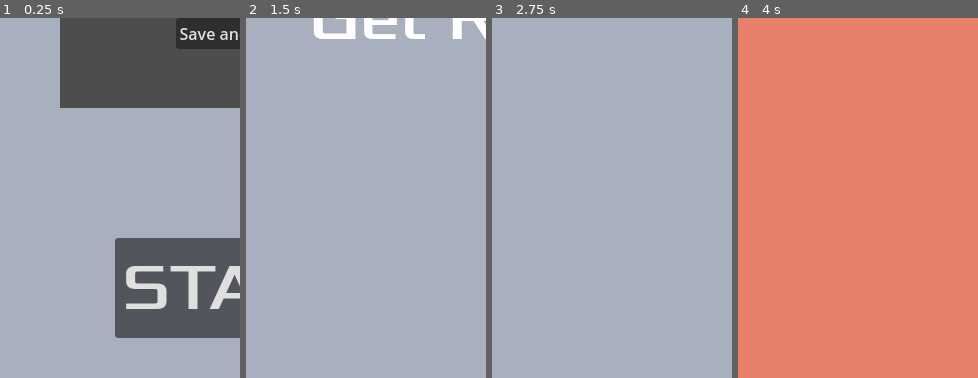
Above: before the commit, frames 1-4 (left to right).
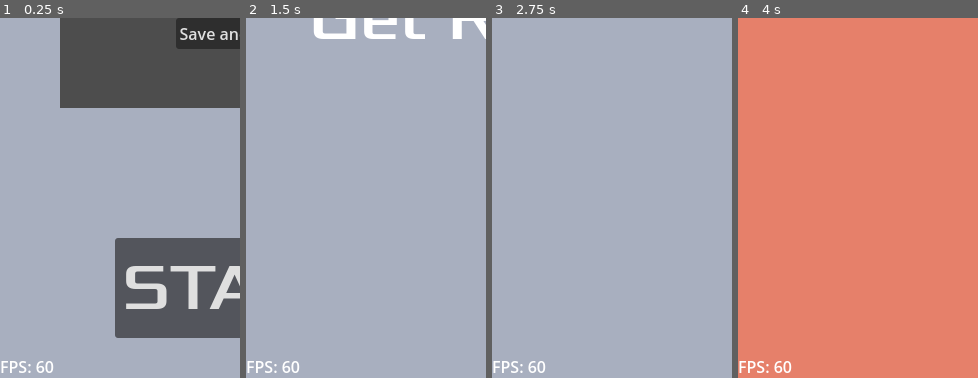
Above: after the commit, the same moments.

Repository: ArcanumDieM/DodgeTheCreepsTutorial
Game: Godot game, scene res://main.tscn
Same seed, same stepped clock (60 frames per second), same inputs: the game is played once before the commit and once after it.
Inputs (mouse positions are % of the whole screen's width and height, from its top left):
- Up to frame 1 (0.25 s): no input
- Up to frame 2 (1.5 s): click "START" at 0.5 s; tap Enter at 1.25 s; move the mouse to (72, 45) at 1.27 s; hold Right (move_right) from 1.28 s (still down)
- Up to frame 3 (2.75 s): move the mouse to (30, 55) at 2.02 s; release Right (move_right) at 2.03 s; hold Down (move_down) from 2.03 s (still down)
- Up to frame 4 (4 s): move the mouse to (60, 28) at 2.77 s; release Down (move_down) at 2.78 s; hold Right (move_right) 2.78-3.53 s; move the mouse to (45, 70) at 3.52 s; hold Up (move_up) from 3.53 s (still down)
The pictures show only the part of the screen within x 0-50%, y 50-100%; the shares and areas given below are measured in that part.

The runs differ from the first frame. In frame 1, 0.3% of the frame differs, in the area x 0-23%, y 95-99%; in frame 2, 0.3%; in frame 3, 0.3%; in frame 4, 0.3%.

Commit message:
FPS counter and lock

Diff:
--- /dev/null
+++ b/fps_counter.gd
@@ -0,0 +1,8 @@
+extends Label
+
+var TEXT_VALUE = "FPS: {counter}"
+
+func _process(delta: float) -> void:
+	var fps = int(1.0 / delta)
+	# Update frame counter
+	self.text = TEXT_VALUE.format({"counter": fps})
--- /dev/null
+++ b/fps_counter.tscn
@@ -0,0 +1,9 @@
+[gd_scene load_steps=2 format=3 uid="uid://ptxhub4pgrw2"]
+
+[ext_resource type="Script" uid="uid://78v8mnnfof62" path="res://fps_counter.gd" id="1_4r2gn"]
+
+[node name="FPSCounter" type="Label"]
+offset_right = 40.0
+offset_bottom = 23.0
+text = "FPS: 0"
+script = ExtResource("1_4r2gn")
--- a/hud.tscn
+++ b/hud.tscn
@@ -1,9 +1,10 @@
-[gd_scene load_steps=13 format=3 uid="uid://rwqlj6vkayut"]
+[gd_scene load_steps=14 format=3 uid="uid://rwqlj6vkayut"]
 
 [ext_resource type="FontFile" uid="uid://ctcuqlb134stk" path="res://fonts/Xolonium-Regular.ttf" id="1_37p78"]
 [ext_resource type="Script" uid="uid://cusdnd743beug" path="res://hud.gd" id="1_64ctp"]
 [ext_resource type="Texture2D" uid="uid://bnq3eiwh0ox82" path="res://icons/gear.svg" id="3_8sq4i"]
 [ext_resource type="Script" uid="uid://dd6odp7mouunj" path="res://texture_rect.gd" id="4_640wx"]
+[ext_resource type="PackedScene" uid="uid://ptxhub4pgrw2" path="res://fps_counter.tscn" id="5_a2258"]
 
 [sub_resource type="InputEventAction" id="InputEventAction_64ctp"]
 action = &"start_game"
@@ -105,7 +106,7 @@
 text = "Settings"
 alignment = 2
 expand_icon = true
-item_count = 6
+item_count = 7
 popup/item_0/text = "Music volume"
 popup/item_0/id = 0
 popup/item_1/text = "Difficulty"
@@ -124,6 +125,9 @@
 popup/item_5/text = "Fullscreen"
 popup/item_5/checkable = 1
 popup/item_5/id = 5
+popup/item_6/text = "60 FPS"
+popup/item_6/checkable = 1
+popup/item_6/id = 6
 metadata/_edit_group_ = true
 
 [node name="TextureRect" type="TextureRect" parent="MenuButton"]
@@ -204,6 +208,15 @@
 texture_over = SubResource("GradientTexture2D_1xsix")
 texture_progress = SubResource("GradientTexture1D_rftc2")
 
+[node name="FPSCounter" parent="." instance=ExtResource("5_a2258")]
+anchors_preset = 2
+anchor_top = 1.0
+anchor_bottom = 1.0
+offset_top = -23.0
+offset_right = 45.0
+offset_bottom = 0.0
+grow_vertical = 0
+
 [connection signal="pressed" from="StartButton" to="." method="_on_start_button_pressed"]
 [connection signal="timeout" from="MessageTimer" to="." method="_on_message_timer_timeout"]
 [connection signal="mouse_entered" from="MenuButton" to="MenuButton/TextureRect" method="_on_menu_button_mouse_entered"]
--- a/settings.gd
+++ b/settings.gd
@@ -15,16 +15,16 @@
 # Settings variable
 var music_volume: float
 var difficulty: GameDifficulty
-
+var framerate_cap: int = 0
 var config: ConfigFile
 
 
-func _init(settings_hud: Node) -> void:
-	self.settings_hud = settings_hud
+func _init(hud: Node) -> void:
+	self.settings_hud = hud
 	self.settings_menu = self.settings_hud.settings_menu
 	self.volume_popup = self.settings_hud.get_node("VolumePopup")
 
-	self.settings_menu.id_pressed.connect(check_settings)
+	self.settings_menu.id_pressed.connect(manage_settings)
 	self.volume_popup.get_node("ConfirmVolumeButton").pressed.connect(_on_confirm_volume_button_pressed)
 
 
@@ -49,13 +49,20 @@
 		print_rich("[color=red]Invalid game setting! Difficulty = ", self.difficulty)
 		self.difficulty = GameDifficulty.NORMAL
 
+	self.framerate_cap = self.config.get_value("game", "framerate", 0)
+	if self.framerate_cap != null and self.framerate_cap > 24:
+		Engine.max_fps = self.framerate_cap
+
 	volume_popup.get_node("VolumeSlider").value = self.music_volume * 100.0
 	volume_changed.emit(self.music_volume)
-	manage_settings(self.difficulty + 2, false)
+	var id = self.difficulty + 2
+	manage_difficulty_setting(id, id)
+
 
 func save_configuration():
 	self.config.set_value("music", "volume", self.music_volume)
 	self.config.set_value("game", "difficulty", self.difficulty)
+	self.config.set_value("game", "framerate", self.framerate_cap)
 	var save_msg = "[color=green]Saving configuration: music: {mv}, difficulty: {gd}".format(
 		{"mv": self.music_volume, "gd": self.difficulty}
 	)
@@ -63,32 +70,47 @@
 	self.config.save("user://settings.cfg")
 
 
-func check_settings(id: int):
-	manage_settings(id, true)
-
-func manage_settings(id: int, save_changes: bool):
+func manage_settings(id: int):
 	#print("ID: ", id)
 	var index = settings_menu.get_item_index(id)
 	if id == 0:
 		volume_popup.show()
 	elif id > 1 and id < 5:
-		settings_menu.set_item_checked(settings_menu.get_item_index(2), false)
-		settings_menu.set_item_checked(settings_menu.get_item_index(3), false)
-		settings_menu.set_item_checked(settings_menu.get_item_index(4), false)
-		match id:
-			2: self.difficulty = GameDifficulty.EASY
-			3: self.difficulty = GameDifficulty.NORMAL
-			4: self.difficulty = GameDifficulty.HARD
-		settings_menu.set_item_checked(index, true)
-		difficulty_changed.emit(self.difficulty)
+		#region Difficulty settings
+		manage_difficulty_setting(id, index)
 		save_configuration()
+		#endregion
 	elif id == 5:
+		#region Fullscreen settings
 		var is_previously_checked = settings_menu.is_item_checked(index)
 		settings_menu.set_item_checked(index, not is_previously_checked)
 		if settings_menu.is_item_checked(index):
 			DisplayServer.window_set_mode(DisplayServer.WINDOW_MODE_FULLSCREEN)
 		else:
 			DisplayServer.window_set_mode(DisplayServer.WINDOW_MODE_WINDOWED)
+		#endregion
+	elif id == 6:
+		#region Framerate settings
+		var is_previously_checked = settings_menu.is_item_checked(index)
+		settings_menu.set_item_checked(index, not is_previously_checked)
+		if is_previously_checked:
+			self.framerate_cap = 0		# disable framrate cap
+		else:
+			self.framerate_cap = 60		# set framerate cap
+		Engine.max_fps = self.framerate_cap
+		save_configuration()
+		#endregion
+
+func manage_difficulty_setting(id: int, index: int):
+	settings_menu.set_item_checked(settings_menu.get_item_index(2), false)
+	settings_menu.set_item_checked(settings_menu.get_item_index(3), false)
+	settings_menu.set_item_checked(settings_menu.get_item_index(4), false)
+	match id:
+		2: self.difficulty = GameDifficulty.EASY
+		3: self.difficulty = GameDifficulty.NORMAL
+		4: self.difficulty = GameDifficulty.HARD
+	settings_menu.set_item_checked(index, true)
+	difficulty_changed.emit(self.difficulty)
 
 
 func _on_confirm_volume_button_pressed():
Not shown, added: fps_counter.gd.uid
